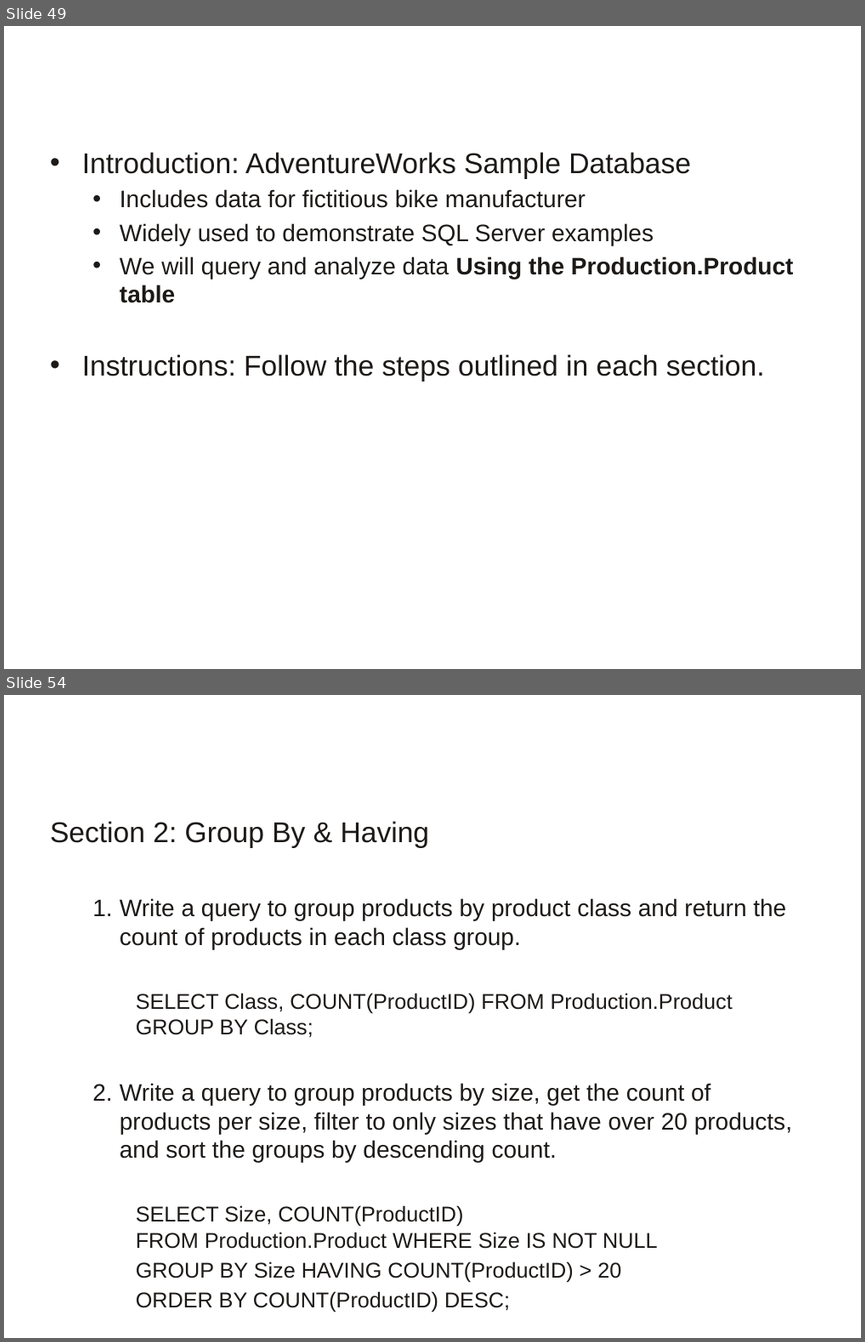
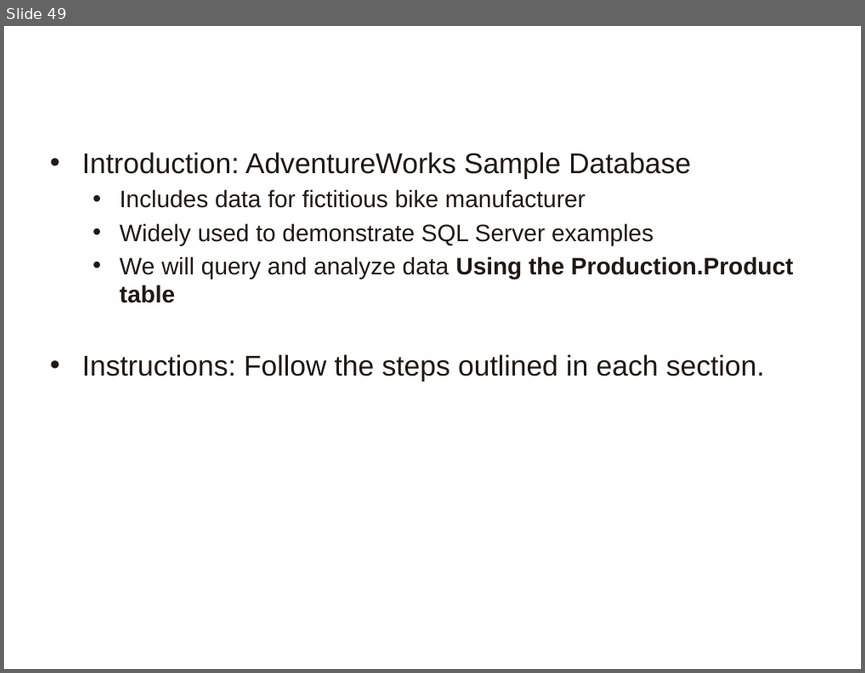
Before and after one commit to a099954/ABC-Program, a slide deck: SQL/06-joins - Final.pptx. Shown one above the other, each under a label of ours: slides 49 and 54 before the commit, slide 49 after it; the slides between them are not shown. The pictures are 865x1342 and 865x673 pixels, drawn with LibreOffice and Linux fonts; fonts in the diff are those of the drawing; background and template pictures are left out. Boxes give left, top, right and bottom in pixels: in the first picture for what was removed or moved away, otherwise in the second. Text is boxed around its words. In the diff, an @@ line names an element or a change of style, - is before the commit and + after.

```diff
--- a/SQL/06-joins - Final.pptx
+++ b/SQL/06-joins - Final.pptx
@@ slide 54 removed at [4,695,861,1338], background #FFFFFF @@
@@ title removed at [41,706,813,746] @@
-Exercise
@@ text removed at [50,821,792,1282] @@
-Section 2: Group By & Having
-  1. Write a query to group products by product class and return the count of products in each class group.
-    SELECT Class, COUNT(ProductID) FROM Production.Product GROUP BY Class;
-  2. Write a query to group products by size, get the count of products per size, filter to only sizes that have over 20 products, and sort the groups by descending count.
-    SELECT Size, COUNT(ProductID)
-    FROM Production.Product WHERE Size IS NOT NULL
-    GROUP BY Size HAVING COUNT(ProductID) > 20
-    ORDER BY COUNT(ProductID) DESC;
```
Also in this commit, not shown: 3 slides changed, 7 slides added, 2 other slides removed.
